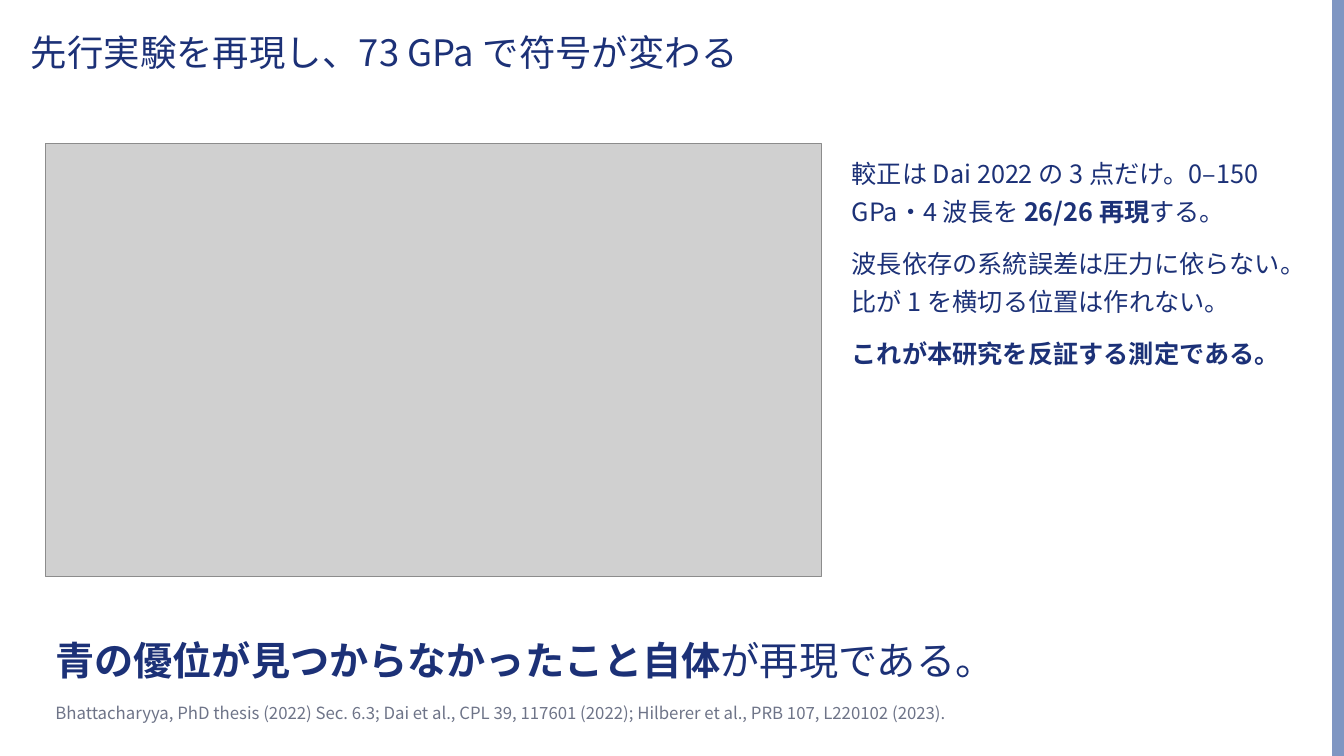
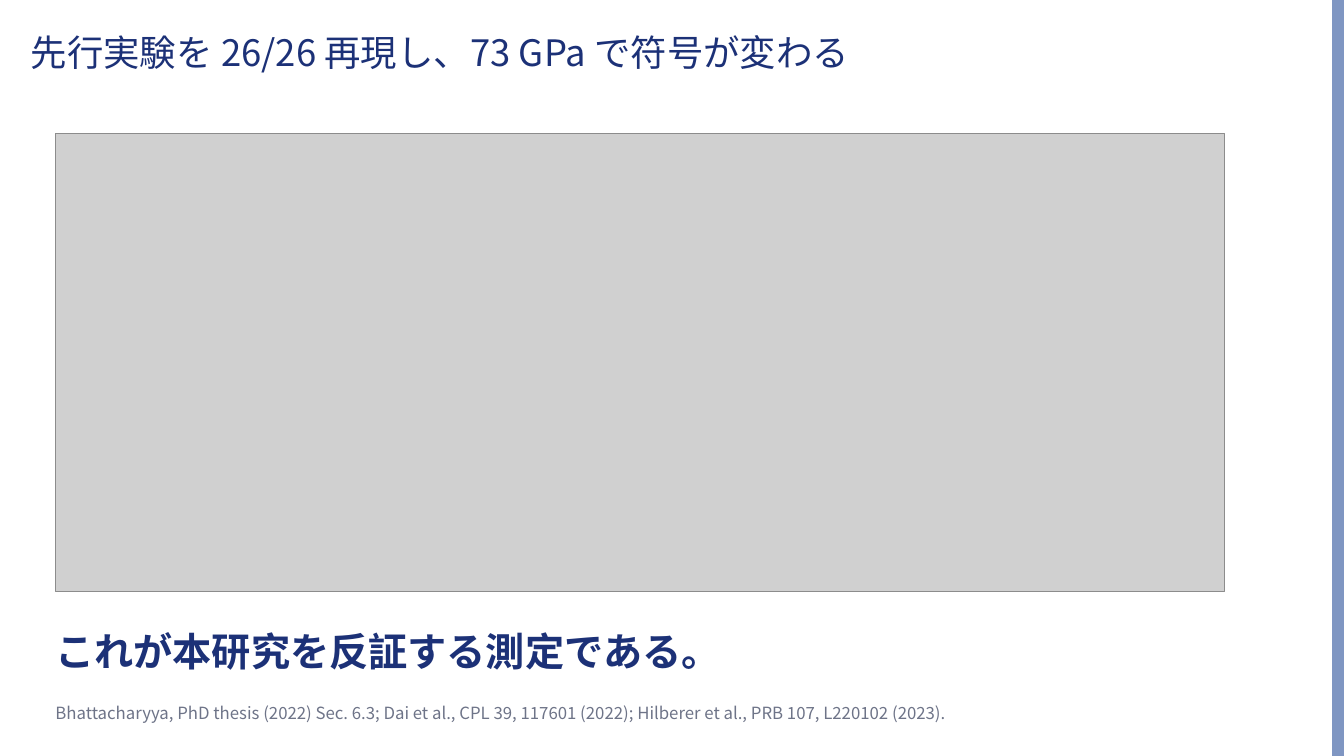
Before and after one commit to Risei412/ultra-high-pressure-ODMR, a slide deck: slide 7 of slides/odmr_473nm_talk.pptx. Drawn at 1344x756 pixels with LibreOffice and Linux fonts; fonts in the diff are those of the drawing; grey boxes stand for pictures; background and template pictures are left out. Boxes give left, top, right and bottom in pixels: in the first picture for what was removed or moved away, otherwise in the second. Text is boxed around its words. In the diff, an @@ line names an element or a change of style, - is before the commit and + after.

```diff
--- a/slides/odmr_473nm_talk.pptx
+++ b/slides/odmr_473nm_talk.pptx
@@ title at <box>31,35,849,73</box>: text changed @@
-先行実験を再現し、73 GPa で符号が変わる
+先行実験を 26/26 再現し、73 GPa で符号が変わる
@@ picture: place and size @@
-picture at <box>45,143,822,577</box>
+picture at <box>55,133,1225,592</box>
@@ text removed at <box>852,162,1306,366</box> @@
-較正は Dai 2022 の 3 点だけ。0–150 GPa・4 波長を 26/26 再現する。
-波長依存の系統誤差は圧力に依らない。比が 1 を横切る位置は作れない。
-これが本研究を反証する測定である。
@@ text at <box>55,632,720,670</box>: text changed @@
-青の優位が見つからなかったこと自体が再現である。
+これが本研究を反証する測定である。
```
Also in this commit, not shown: 7 other slides changed, 8 other files.
